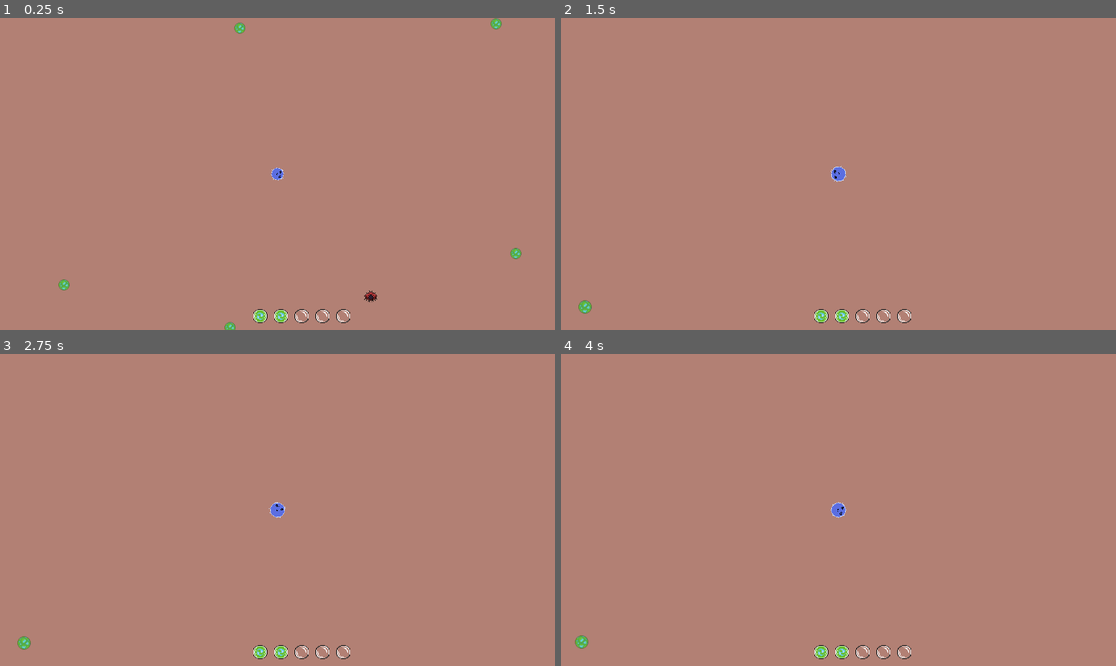
Above: before the commit, frames 1-4 (two rows, left to right).
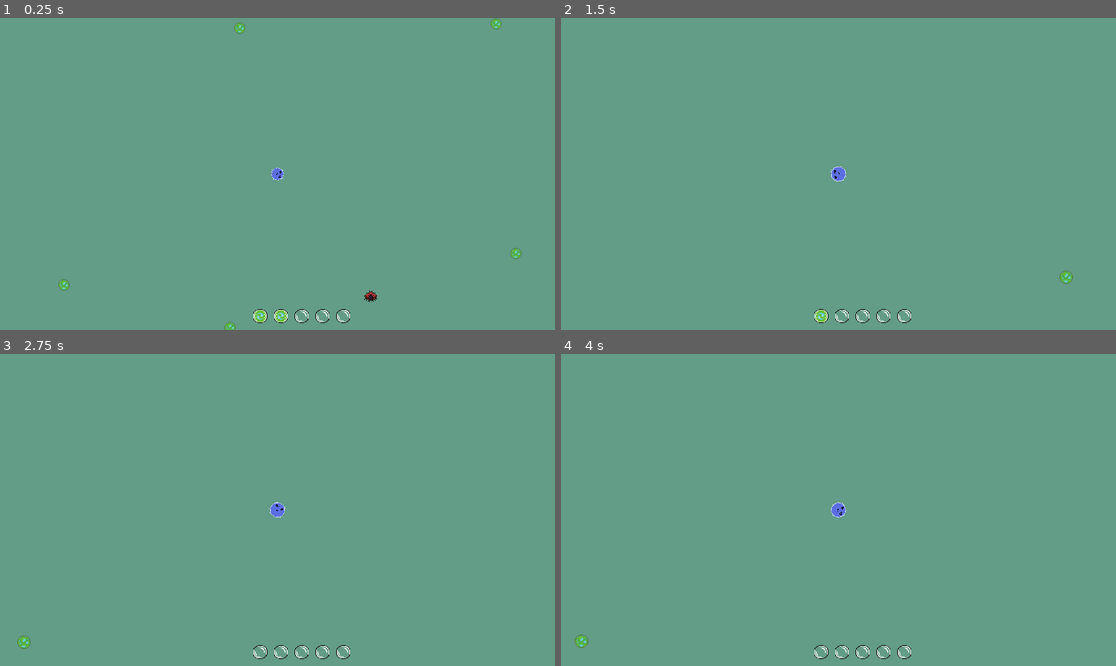
Above: after the commit, the same moments.

Repository: Ethan-D-S/primordial
Game: Godot game, scene res://main.tscn
Two runs of this game, one before a commit and one after it. Both use one fixed random seed, a clock stepped at 60 frames per second and the inputs below.
Inputs (mouse positions are in pixels of both pictures, inside the frame that each line leads up to):
- Up to frame 1 (0.25 s): no input
- Up to frame 2 (1.5 s): move the mouse to (960, 158) at 0.52 s; hold Space (dash, bound only after the commit) 0.53-1.28 s; tap Enter at 1.25 s; move the mouse to (727, 189) at 1.27 s; click (727, 189) at 1.35 s
- Up to frame 3 (2.75 s): tap Space (dash, bound only after the commit) at 1.55 s; move the mouse to (333, 441) at 2.02 s; hold Space (dash, bound only after the commit) from 2.03 s (still down)
- Up to frame 4 (4 s): move the mouse to (810, 572) at 2.77 s; release Space (dash, bound only after the commit) at 2.78 s; tap Space (dash, bound only after the commit) at 2.85 s; tap Enter at 3.5 s; move the mouse to (1005, 556) at 3.52 s; hold Space (dash, bound only after the commit) from 3.53 s (still down); click (1005, 556) at 3.6 s

The runs differ from the first frame. In frame 1, 99% of the frame differs, in the area x 0-100%, y 0-100%; in frame 2, 100%; in frame 3, 100%; in frame 4, 100%.

Commit message:
implemented dash ability and other small tweaks

Diff:
--- a/abilities.gd
+++ b/ability.gd
@@ -8,13 +8,13 @@
 @export var on_cooldown: bool = false
 @export var cooldown_timer: float = 0.0
 
-var player = get_parent()
+var player: Node
 
-# Called when the node enters the scene tree for the first time.
 func _ready() -> void:
-	pass # Replace with function body.
+	# ensure abilities have access to the player
+	player = get_parent().get_parent()
 
 
 # Called every frame. 'delta' is the elapsed time since the previous frame.
-func _process(delta: float) -> void:
+func _physics_process(delta: float) -> void:
 	pass
--- a/dash_ability.gd
+++ b/dash_ability.gd
@@ -1,11 +1,39 @@
-extends Node
+class_name DashAbility
+extends Ability
+
+@export var dash_speed: float = 600
+@export var dash_duration: float = .2
+# steer strength?
+
+var dash_timer: float = 0.0
+var is_dashing: bool = false
+var dash_direction: Vector2 = Vector2.ZERO
+
 
 
 # Called when the node enters the scene tree for the first time.
 func _ready() -> void:
-	pass # Replace with function body.
+	# ensure parent class is ready
+	super()
 
+func _physics_process(delta: float) -> void:
+	#reduce dash timer
+	if is_dashing:
+		dash_timer -= delta
 
-# Called every frame. 'delta' is the elapsed time since the previous frame.
-func _process(delta: float) -> void:
-	pass
+		# cancel dash
+		if dash_timer <= 0:
+			is_dashing = false
+			return
+
+		player.velocity = dash_direction * dash_speed
+		player.move_and_slide()
+
+func activate():
+	is_dashing = true
+
+	# set dash timer
+	dash_timer = dash_duration
+
+	# set dash direction
+	dash_direction = player.transform.x
--- a/energy_hud.gd
+++ b/energy_hud.gd
@@ -18,6 +18,7 @@
 		add_child(bubble)
 		energy_list.append(bubble)
 
+	#TODO animate bubble changes
 	player.energy_changed.connect(_on_player_energy_changed)
 	_on_player_energy_changed(player.energy)
 
--- a/main.tscn
+++ b/main.tscn
@@ -26,7 +26,7 @@
 offset_bottom = 6420.0
 grow_horizontal = 2
 grow_vertical = 2
-color = Color(0.699616, 0.50194, 0.456005, 1)
+color = Color(0.387179, 0.611608, 0.529754, 1)
 
 [node name="ColorRect" type="ColorRect" parent="."]
 offset_left = 181.0
--- a/player.gd
+++ b/player.gd
@@ -20,6 +20,8 @@
 var stored_energy: int = 0
 var max_stored_energy: int = 1
 
+@onready var dash: Node = $Abilities/DashAbility
+
 func _ready():
 	# get center coords of screen
 	var center_position = get_viewport_rect().size / 2
@@ -34,7 +36,22 @@
 	look_at(get_global_mouse_position())
 	velocity = transform.x * Input.get_axis("down", "move_forward") * speed
 
+# handles ability input
+func _input(event):
+	if event.is_action_pressed("dash"):
+		# TODO: functionalize to a try_activate() or similar
+		# check if player has energy
+		if energy >= dash.energy_cost:
+			spend_energy(dash.energy_cost)
+			dash.activate()
+
+
+
 func _physics_process(delta):
+	#skip normal movement if dashing
+	if is_dashing():
+		return
+
 	get_input()
 	move_and_slide()
 
@@ -57,9 +74,23 @@
 	grow()
 
 
-func gain_energy(energy_gained):
-	energy += energy_gained
-	emit_signal("energy_changed", energy)
+# use when increasing energy
+func gain_energy(energy_gained) -> void:
+	# check if energy is full
+	if energy < max_energy:
+		energy += energy_gained
+		# connect to UI
+		emit_signal("energy_changed", energy)
+
+# use when reducing energy
+func spend_energy(energy_spent) -> void:
+		if energy > 0:
+			energy -= energy_spent
+			emit_signal("energy_changed", energy)
 
 func update_speed():
 	speed = max(base_speed * base_mass/mass, base_speed)
+
+# boolean check for abilities dashing active
+func is_dashing() -> bool:
+	return dash.is_dashing
--- a/player.tscn
+++ b/player.tscn
@@ -1,10 +1,11 @@
-[gd_scene load_steps=8 format=3 uid="uid://b6a1pk6os5cjd"]
+[gd_scene load_steps=9 format=3 uid="uid://b6a1pk6os5cjd"]
 
 [ext_resource type="Texture2D" uid="uid://elkqrxbfcygl" path="res://assets/sprites/primordial_player.png" id="1_4flbx"]
 [ext_resource type="Script" uid="uid://cmur2pxsrtip1" path="res://player.gd" id="1_onrkg"]
-[ext_resource type="Script" uid="uid://cb3jxk12woakn" path="res://abilities.gd" id="3_hqtel"]
+[ext_resource type="Script" uid="uid://cb3jxk12woakn" path="res://ability.gd" id="3_hqtel"]
 [ext_resource type="Script" uid="uid://bd65d07y6mnwm" path="res://eat_algae_ability.gd" id="4_sweqy"]
 [ext_resource type="Script" uid="uid://b6fu3nfu0yg5s" path="res://regen_energy_ability.gd" id="5_sweqy"]
+[ext_resource type="Script" uid="uid://bc7tfg7oqpnvf" path="res://dash_ability.gd" id="6_2hs0m"]
 
 [sub_resource type="CircleShape2D" id="CircleShape2D_i3pqv"]
 radius = 13.0
@@ -37,3 +38,7 @@
 
 [node name="RegenEnergyAbility" type="Node" parent="Abilities"]
 script = ExtResource("5_sweqy")
+
+[node name="DashAbility" type="Node" parent="Abilities"]
+script = ExtResource("6_2hs0m")
+energy_cost = 1.0
--- a/project.godot
+++ b/project.godot
@@ -29,6 +29,11 @@
 "events": [Object(InputEventMouseButton,"resource_local_to_scene":false,"resource_name":"","device":-1,"window_id":0,"a …(253 unchanged characters)…
 ]
 }
+dash={
+"deadzone": 0.2,
+"events": [Object(InputEventKey,"resource_local_to_scene":false,"resource_name":"","device":-1,"window_id":0,"alt_pressed":false,"shift_pressed":false,"ctrl_pressed":false,"meta_pressed":false,"pressed":false,"keycode":0,"physical_keycode":32,"key_label":0,"unicode":32,"location":0,"echo":false,"script":null)
+]
+}
 
 [rendering]
 
--- a/regen_energy_ability.gd
+++ b/regen_energy_ability.gd
@@ -13,4 +13,5 @@
 	pass
 
 func on_tick():
-	player.gain_energy(regen_rate)
+	pass
+	#player.gain_energy(regen_rate)
Renamed: abilities.gd.uid -> ability.gd.uid
